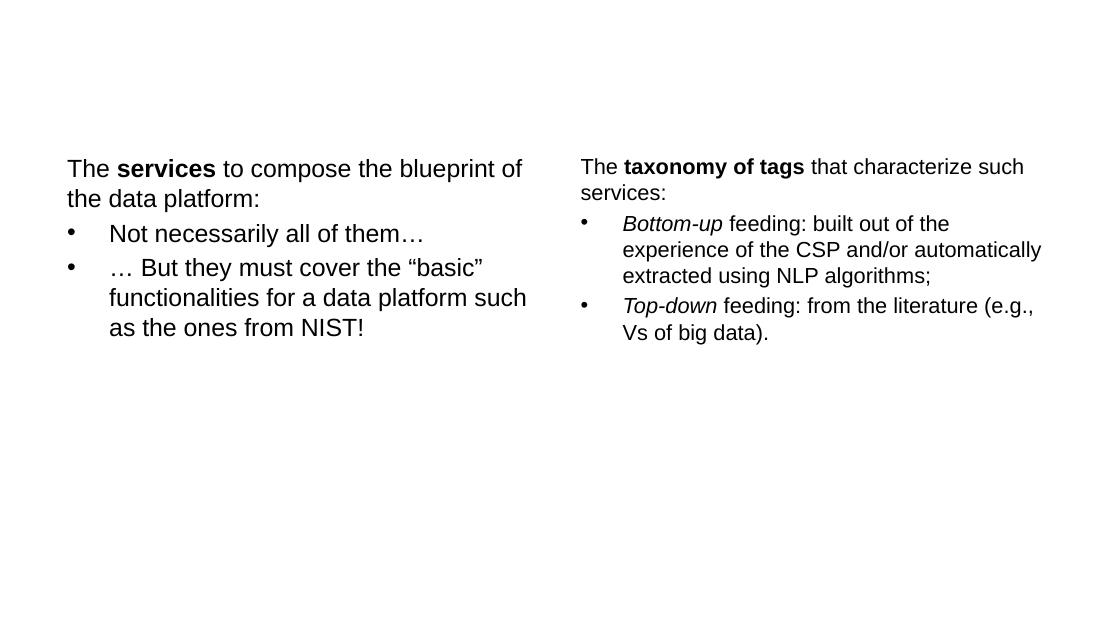
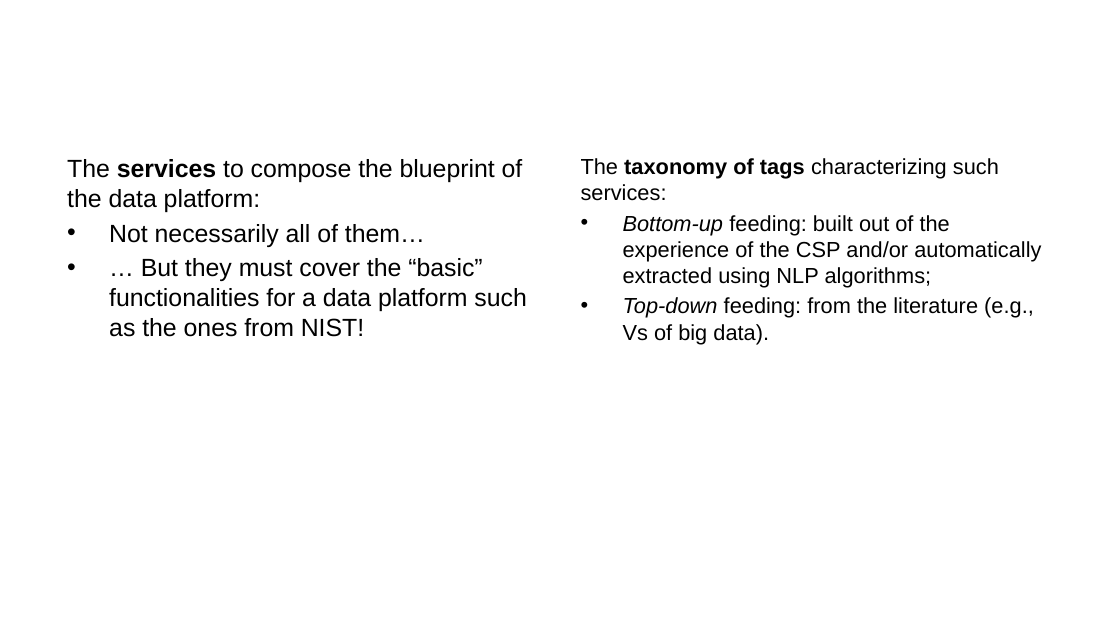
Before and after one commit to ManuelePasini/slides-markdown, a slide deck: slide 8 of dolap_2024_slides_2version.pptx. Drawn at 1120x630 pixels with LibreOffice and Linux fonts; fonts in the diff are those of the drawing. Boxes give left, top, right and bottom in pixels: in the first picture for what was removed or moved away, otherwise in the second. Text is boxed around its words. In the diff, an @@ line names an element or a change of style, - is before the commit and + after.

```diff
--- a/dolap_2024_slides_2version.pptx
+++ b/dolap_2024_slides_2version.pptx
@@ text at (581,158,999,201): text changed @@
-The taxonomy of tags that characterize such services:
+The taxonomy of tags characterizing such services:
```
Also in this commit, not shown: 2 other slides changed, 1 slide removed, 3 other files.
